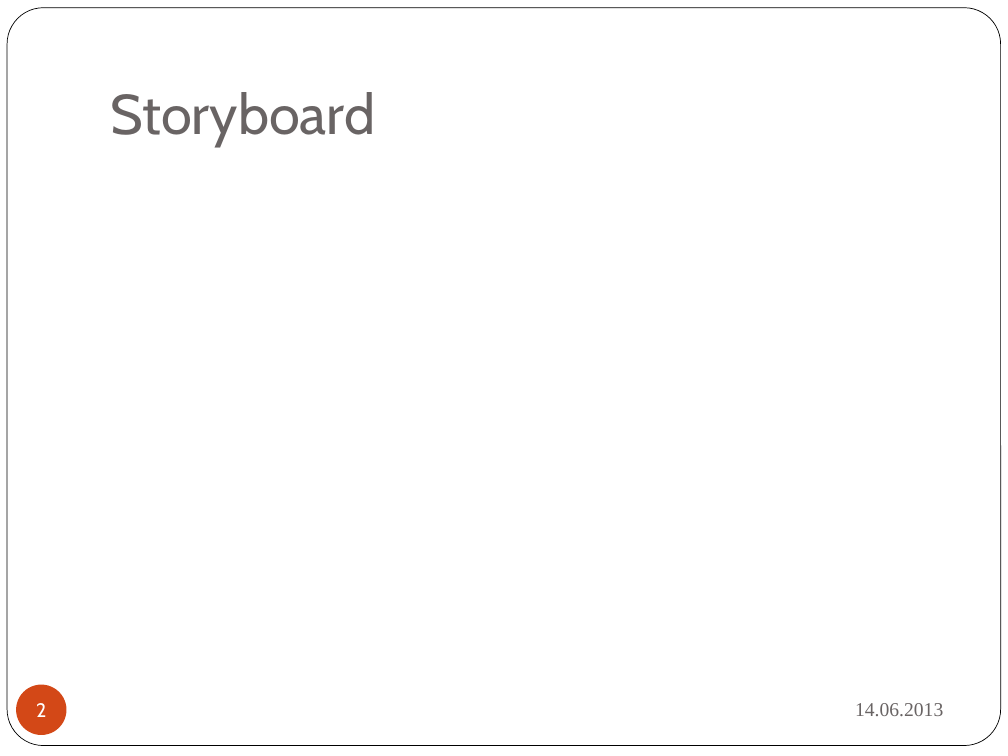
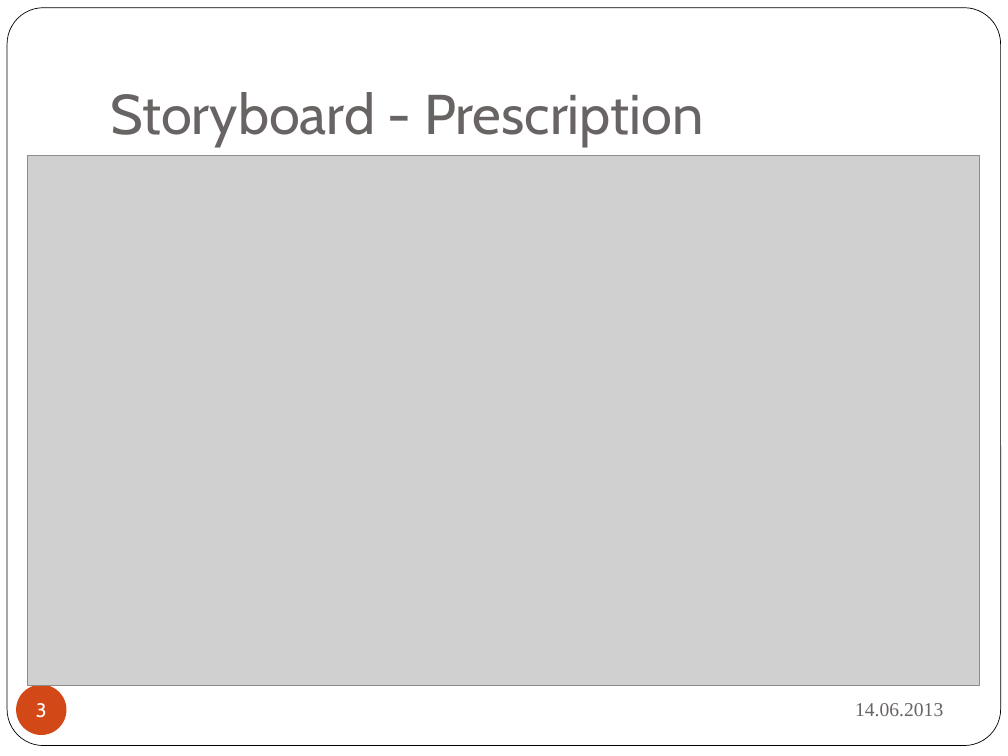
Before and after one commit to boebu/ch.bfh.bti7081.s2013.yellow, a slide deck: slide 3 of ch.bfh.bti7081.s2013.yellow/doc/cs1_task14/cs01_task14_final_presentation.pptx (slide 2 before the commit). Drawn at 1008x756 pixels with LibreOffice and Linux fonts; fonts in the diff are those of the drawing; grey boxes stand for pictures. Boxes give left, top, right and bottom in pixels: in the first picture for what was removed or moved away, otherwise in the second. Text is boxed around its words. In the diff, an @@ line names an element or a change of style, - is before the commit and + after.

Commit message:
added presentation

```diff
--- a/ch.bfh.bti7081.s2013.yellow/doc/cs1_task14/cs01_task14_final_presentation.pptx
+++ b/ch.bfh.bti7081.s2013.yellow/doc/cs1_task14/cs01_task14_final_presentation.pptx
@@ title at <box>111,92,703,147</box>: text changed @@
-Storyboard
+Storyboard - Prescription
@@ picture added at <box>28,156,980,686</box> @@
@@ page number at <box>36,703,47,718</box>: text changed @@
-2
+3
```
Also in this commit, not shown: 5 other slides changed, 1 slide added.
